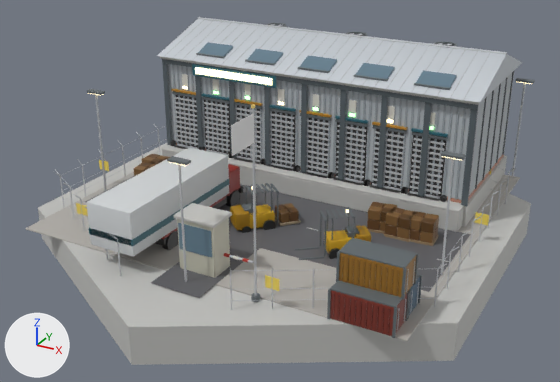
What one commit did to the glTF model native/godot/assets/art/blender/warehouse.glb.
One viewpoint serves both versions: a camera (50 mm lens) standing at (16.7, -31.0, 16.3) and looking at (0.2, -0.9, 1.3). Arrows for +X, +Y and +Z are at lower left; the lights stay in place. The first picture is the older version. Vertices at exactly the same position are counted once.

Names of what the first picture shows: 'asphalt', 'banner', 'cladding', 'dark', 'glass', 'glow_warm', 'gravel', 'hazard', 'metal', 'paint', 'steel_dark', 'wall_concrete', 'wood' and 2 more.
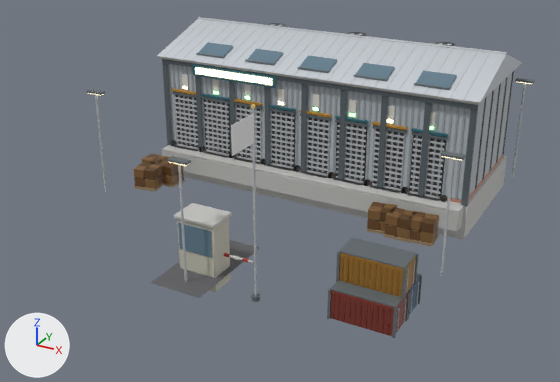
The change, as a list of edits to the scene's bpy script:
```text
Change me_asphalt:
    remove me_asphalt.from_pydata(...)  # 16 vertices, 24 faces; spans x -9.0..9.0, y -9.4..1.2, z 0.2
    add me_asphalt.from_pydata(...)  # 8 vertices, 12 faces; spans x -1.2..1.2, y -9.4..-4.6, z 0.2
    me_asphalt part 1: the loose piece of 8 vertices spanning x -9.0..9.0, y -4.6..1.2, z 0.2 is deleted
Change me_cladding:
    remove me_cladding.from_pydata(...)  # 950 vertices, 1440 faces; spans x -8.7..8.7, y -7.8..9.5, z 0.1..7.6
    add me_cladding.from_pydata(...)  # 950 vertices, 1440 faces; spans x -8.7..8.7, y -7.8..9.5, z -0.5..7.6
    me_cladding part 2: all 12 vertices in x -0.9..0.9, y -7.8..-6.6, z 0.1 are moved by (0.0, 0.0, -0.6)
Change me_dark:
    remove me_dark.from_pydata(...)  # 1000 vertices, 1828 faces; spans x -8.3..7.5, y -7.0..8.5, z 0.0..7.0
    add me_dark.from_pydata(...)  # 592 vertices, 1076 faces; spans x -8.3..7.5, y 1.7..8.5, z 0.7..7.0
    me_dark part 3: 16 loose pieces with 408 vertices, spanning x -4.4..5.6, y -7.0..-0.4, z 0.0..0.9, are deleted
Change me_metal:
    remove me_metal.from_pydata(...)  # 3108 vertices, 4956 faces; spans x -9.8..9.8, y -9.7..11.3, z 0.1..8.0
    add me_metal.from_pydata(...)  # 1572 vertices, 2428 faces; spans x -9.1..9.1, y -8.7..9.5, z 0.1..8.0
    me_metal part 4: 101 loose pieces with 1536 vertices, spanning x -9.8..9.8, y -9.7..11.3, z 0.1..2.1, are deleted
Change me_paint:
    remove me_paint.from_pydata(...)  # 1368 vertices, 2308 faces; spans x -8.5..8.9, y -9.2..2.0, z 0.1..6.2
    add me_paint.from_pydata(...)  # 1000 vertices, 1604 faces; spans x -8.5..8.9, y -8.3..2.0, z 0.1..6.2
    me_paint part 5: 8 loose pieces with 368 vertices, spanning x -4.5..5.7, y -9.2..-0.6, z 0.3..3.0, are deleted
Change me_steel_dark:
    remove me_steel_dark.from_pydata(...)  # 1680 vertices, 2996 faces; spans x -9.4..9.4, y -8.8..9.4, z 0.1..7.2
    add me_steel_dark.from_pydata(...)  # 1312 vertices, 2380 faces; spans x -9.4..9.4, y -8.8..9.4, z 0.1..7.2
    me_steel_dark part 6: 30 loose pieces with 368 vertices, spanning x -0.7..5.2, y -4.8..-0.9, z 0.1..2.0, are deleted
Change me_wall_concrete:
    verts and faces of me_wall_concrete; kept vertices keep their numbers, new ones are numbered from 204
    remove me_wall_concrete.from_pydata(...)  # 204 vertices, 348 faces; spans x -10.7..10.7, y -12.3..12.3, z -1.6..6.3
    add me_wall_concrete.from_pydata(...)  # 120 vertices, 220 faces; spans x -8.6..8.6, y -7.9..9.4, z -0.6..6.3
    me_wall_concrete part 7: 10 loose pieces with 84 vertices, spanning x -10.7..10.7, y -12.3..12.3, z -1.6..0.2, are deleted
    me_wall_concrete part 8
    add for i in [84, 90, 96, 102]: verts[i] += (0.0, 0.0, -0.7)
    add for i in [85, 86, 91, 92, 97, 98, 103, 104]: verts[i] += (0.0, 0.0, -0.6)
Change me_wood:
    remove me_wood.from_pydata(...)  # 1380 vertices, 2596 faces; spans x -8.4..7.9, y -2.3..0.4, z 0.1..1.2
    add me_wood.from_pydata(...)  # 1260 vertices, 2376 faces; spans x -8.4..7.9, y -2.0..0.4, z 0.1..1.2
    me_wood part 9: the loose piece of 24 vertices spanning x 0.2..1.6, y -2.3..-0.9, z 0.2..0.3 is deleted
    me_wood part 10: the loose piece of 24 vertices spanning x 0.6..1.2, y -1.6..-1.0, z 0.3..0.8 is deleted
    me_wood part 11: the loose piece of 24 vertices spanning x 0.9..1.6, y -1.9..-1.3, z 0.3..0.8 is deleted
    me_wood part 12: the loose piece of 24 vertices spanning x 0.3..0.9, y -1.9..-1.3, z 0.3..0.8 is deleted
    me_wood part 13: the loose piece of 24 vertices spanning x 0.6..1.2, y -2.3..-1.7, z 0.3..0.8 is deleted
Remove ob_gravel:
    ob_gravel = bpy.data.objects.new('gravel', me_gravel)
Remove ob_hazard:
    ob_hazard = bpy.data.objects.new('hazard', me_hazard)
```

Where the change shows, as pixel boxes (x1, y1, x2, y2) in the pictures (560 x 382 px; the box of a moved part takes in the faces that stretch with it):
'wall_concrete', reshaped (27% narrower, 40% shorter): before (38, 56, 531, 365); after (160, 56, 518, 240)
'paint', reshaped (19% narrower): before (86, 59, 479, 336); after (162, 59, 479, 336)
'gravel', deleted: before (25, 172, 520, 341)
'metal', reshaped (9% narrower): before (54, 17, 526, 331); after (95, 17, 526, 331)
'asphalt', reshaped (72% narrower, 52% shorter): before (85, 176, 471, 298); after (151, 240, 260, 298)
'dark', reshaped: before (155, 35, 450, 259); after (170, 35, 450, 202)
'wood', reshaped: before (134, 154, 439, 246); after (134, 154, 439, 247)
'hazard', deleted: before (76, 160, 491, 291)
part 1 of me_asphalt, deleted: before (85, 176, 471, 292)
part 2 of me_cladding, moved or reshaped: before (177, 218, 230, 278); after (177, 218, 231, 292)
part 3 of me_dark, deleted: before (155, 186, 340, 259)
part 4 of me_metal, deleted: before (54, 124, 516, 310)
part 5 of me_paint, deleted: before (86, 148, 371, 256)
part 6 of me_steel_dark, deleted: before (241, 183, 359, 260)
part 7 of me_wall_concrete, deleted: before (38, 143, 531, 365)
part 8 of me_wall_concrete, moved or reshaped: before (462, 157, 507, 227); after (184, 157, 507, 240)
part 9 of me_wood, deleted: before (275, 216, 300, 226)
part 10 of me_wood, deleted: before (284, 203, 294, 209)
part 11 of me_wood, deleted: before (287, 207, 299, 222)
part 12 of me_wood, deleted: before (275, 204, 286, 217)
part 13 of me_wood, deleted: before (279, 209, 289, 223)
